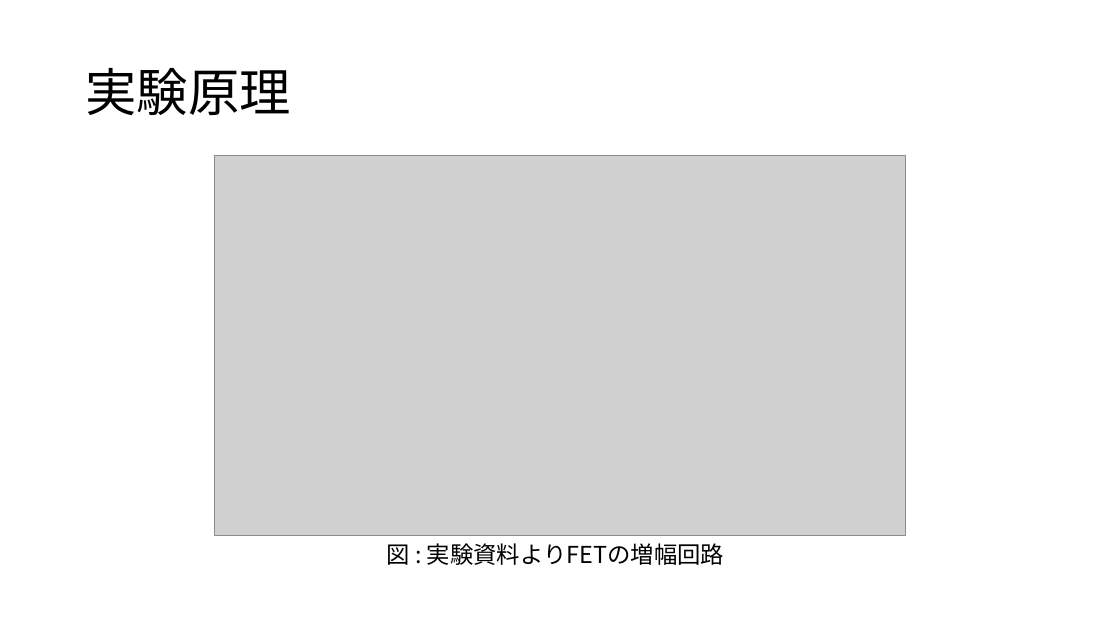
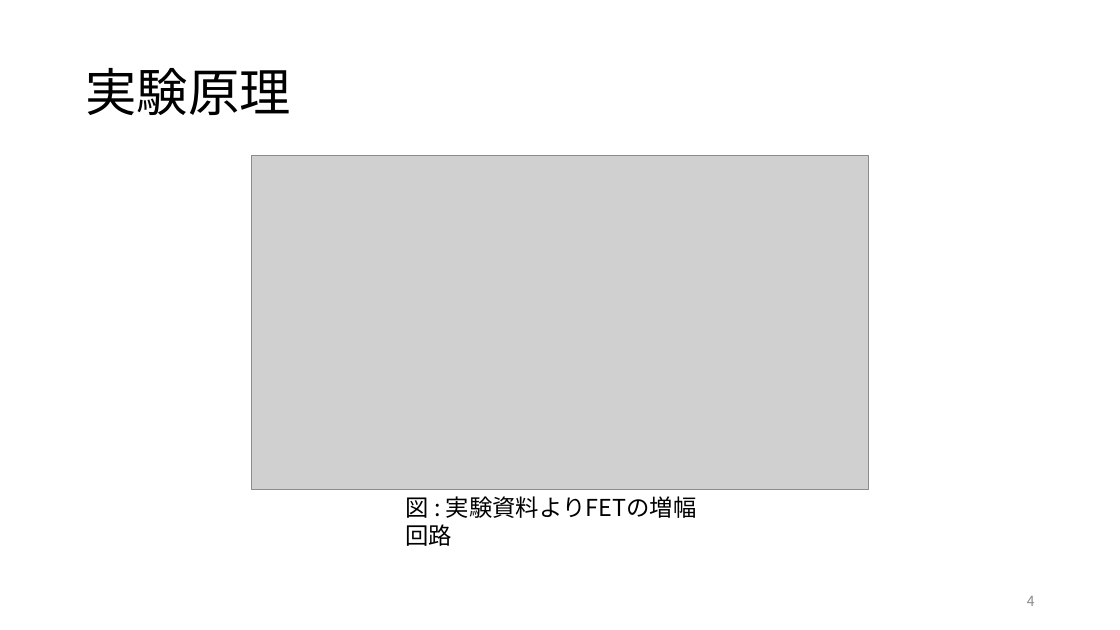
Before and after one commit to yoidea/design_project, a slide deck: slide 4 of design_project1.pptx. Drawn at 1120x630 pixels with LibreOffice and Linux fonts; fonts in the diff are those of the drawing; grey boxes stand for pictures. Boxes give left, top, right and bottom in pixels: in the first picture for what was removed or moved away, otherwise in the second. Text is boxed around its words. In the diff, an @@ line names an element or a change of style, - is before the commit and + after.

Commit message:
create ID-VGS and ID-VDS specific figure

```diff
--- a/design_project1.pptx
+++ b/design_project1.pptx
@@ picture: place and size @@
-picture at (215, 155, 905, 536)
+picture at (251, 155, 869, 490)
@@ text "図 : 実験資料よりFETの増幅回路" rewrapped from (386, 543, 724, 565) to (406, 496, 697, 518) @@
@@ page number added at (1027, 596, 1035, 606), 12 pt, text #8C8C8C @@
+4
```
Also in this commit, not shown: 3 other slides changed, 1 slide added, 1 slide removed.
